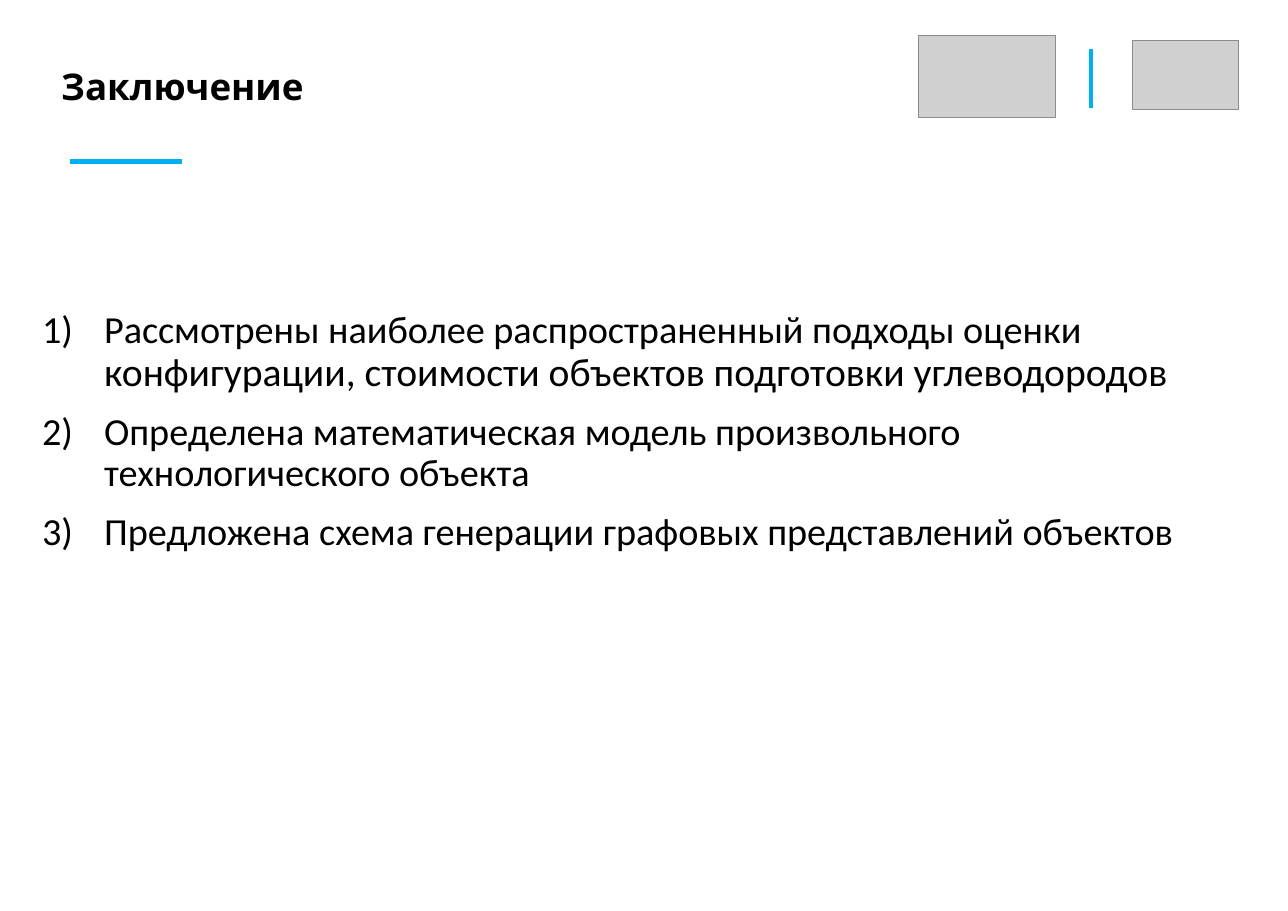
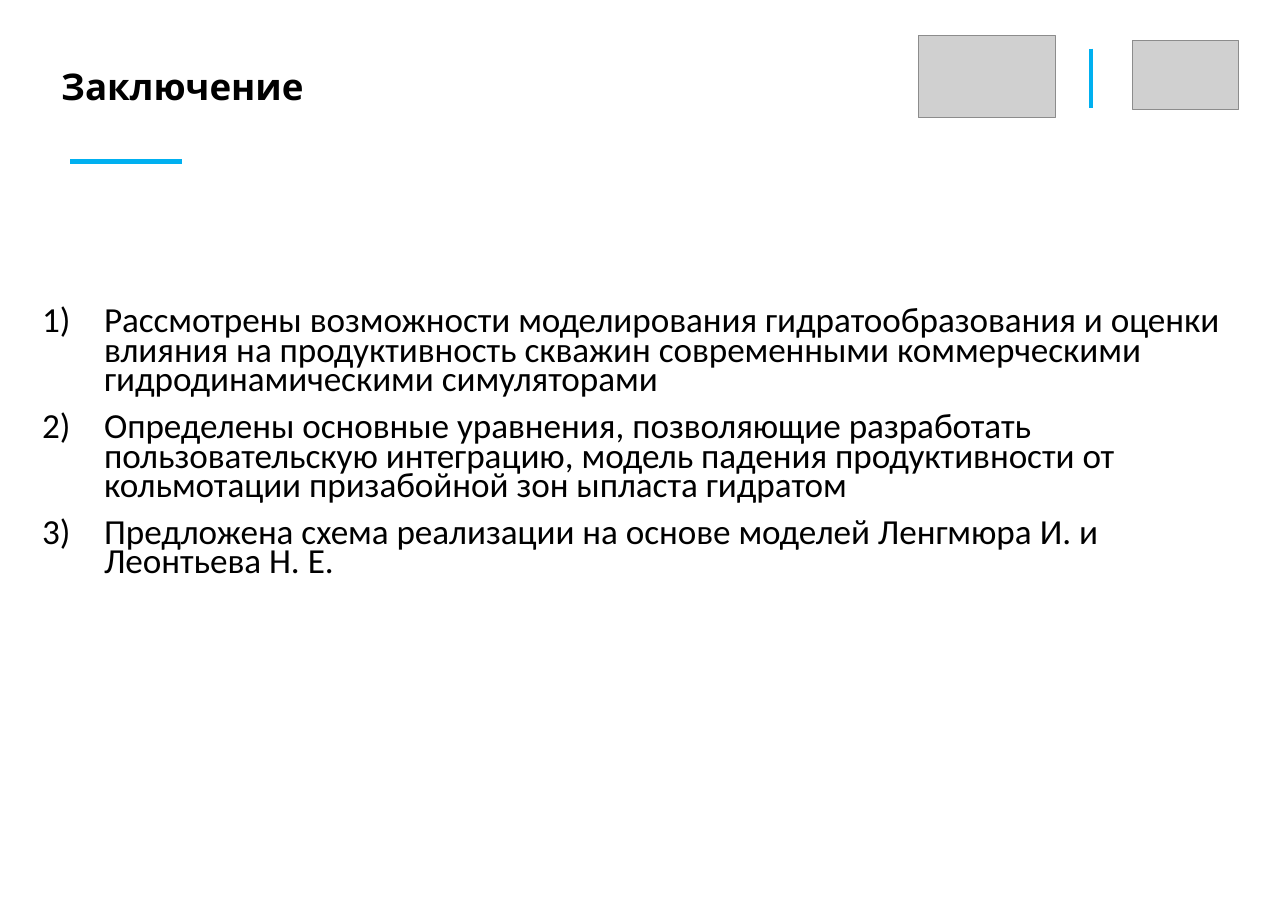
Before and after one commit to AlxndrKlbk/PhD_scriptorium, a slide deck: slide 10 of articles/2_курс/ТИУ конференция 04.2025/Колбеко презентация.pptx (slide 12 before the commit). Drawn at 1288x911 pixels with LibreOffice and Linux fonts; fonts in the diff are those of the drawing; grey boxes stand for pictures. Boxes give left, top, right and bottom in pixels: in the first picture for what was removed or moved away, otherwise in the second. Text is boxed around its words. In the diff, an @@ line names an element or a change of style, - is before the commit and + after.

```diff
--- a/articles/2_курс/ТИУ конференция 04.2025/Колбеко презентация.pptx
+++ b/articles/2_курс/ТИУ конференция 04.2025/Колбеко презентация.pptx
@@ text at (104, 308, 1219, 574): text changed; size 25 to 22.9 pt @@
-1) Рассмотрены наиболее распространенный подходы оценки конфигурации, стоимости объектов подготовки углеводородов
-2) Определена математическая модель произвольного технологического объекта
-3) Предложена схема генерации графовых представлений объектов
+1) Рассмотрены возможности моделирования гидратообразования и оценки влияния на продуктивность скважин современными коммерческими гидродинамическими симуляторами
+2) Определены основные уравнения, позволяющие разработать пользовательскую интеграцию, модель падения продуктивности от кольмотации призабойной зон ыпласта гидратом
+3) Предложена схема реализации на основе моделей Ленгмюра И. и Леонтьева Н. Е.
```
Also in this commit, not shown: 5 other slides changed, 5 slides added, 12 slides removed, 2 other files.
